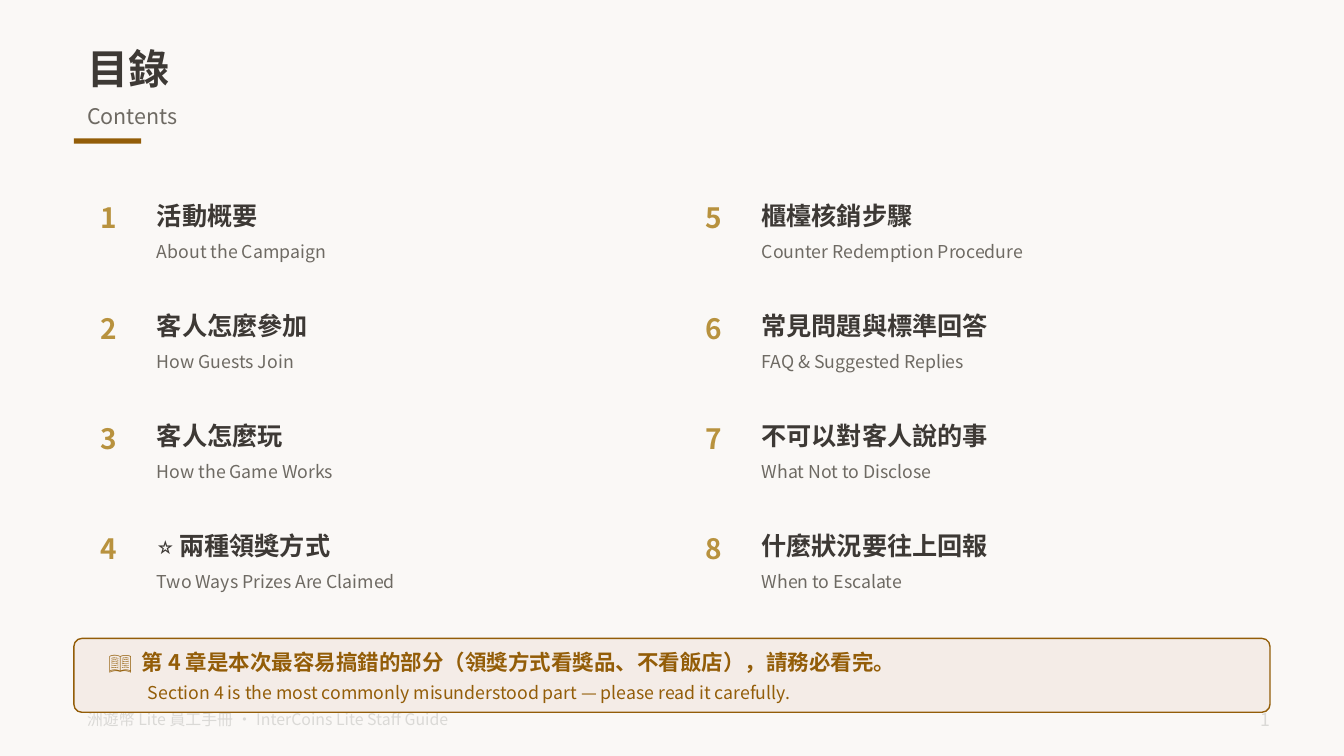
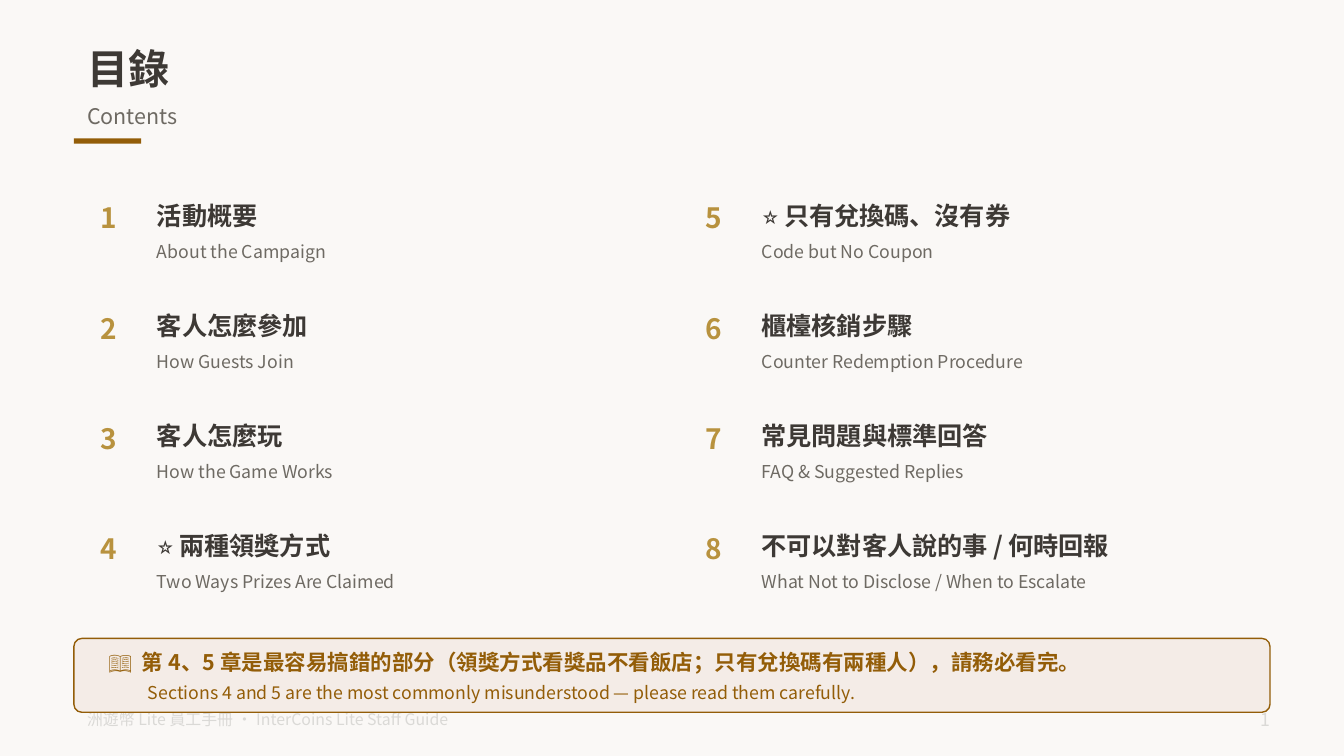
Before and after one commit to tony1229kimo/intercoins-lite, a slide deck: slide 2 of docs/洲遊幣Lite_員工手冊_一般版_雙語.pptx. Drawn at 1344x756 pixels with LibreOffice and Linux fonts; fonts in the diff are those of the drawing. Boxes give left, top, right and bottom in pixels: in the first picture for what was removed or moved away, otherwise in the second. Text is boxed around its words. In the diff, an @@ line names an element or a change of style, - is before the commit and + after.

```diff
--- a/docs/洲遊幣Lite_員工手冊_一般版_雙語.pptx
+++ b/docs/洲遊幣Lite_員工手冊_一般版_雙語.pptx
@@ text added at <box>784,203,1010,228</box>, 13.5 pt, text #3D3935, bold @@
+⭐ 只有兌換碼、沒有券
@@ text added at <box>762,244,933,262</box>, 9.5 pt, text #6E6A63 @@
+Code but No Coupon
@@ 4 texts: place and size @@
-4 texts at <box>762,203,1023,373</box>
+4 texts at <box>762,313,1023,483</box>
@@ text removed at <box>762,423,988,448</box> @@
-不可以對客人說的事
@@ text removed at <box>762,464,931,478</box> @@
-What Not to Disclose
@@ text at <box>762,533,1109,558</box>: text changed @@
-什麼狀況要往上回報
+不可以對客人說的事 / 何時回報
@@ text at <box>762,574,1086,588</box>: text changed @@
-When to Escalate
+What Not to Disclose / When to Escalate
@@ text at <box>142,648,1080,703</box>: text changed @@
-📖 第 4 章是本次最容易搞錯的部分（領獎方式看獎品、不看飯店），請務必看完。
-Section 4 is the most commonly misunderstood part — please read it carefully.
+📖 第 4、5 章是最容易搞錯的部分（領獎方式看獎品不看飯店；只有兌換碼有兩種人），請務必看完。
+Sections 4 and 5 are the most commonly misunderstood — please read them carefully.
```
Also in this commit, not shown: 10 other slides changed, 1 slide added, 1 other file.
